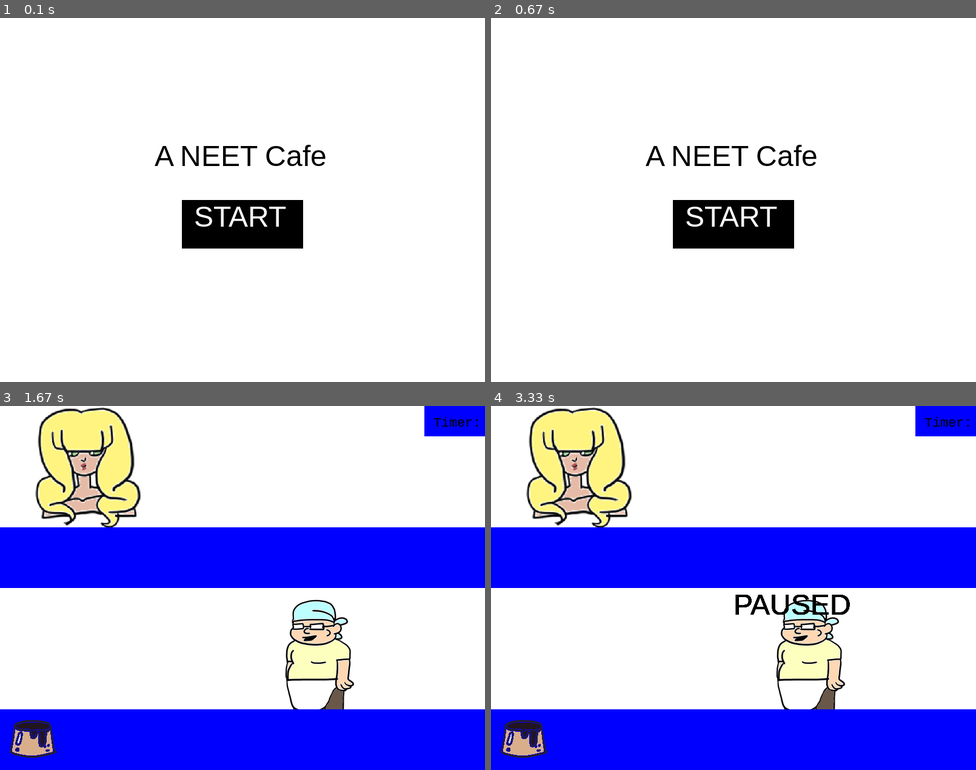
Above: before the commit, frames 1-4 (two rows, left to right).
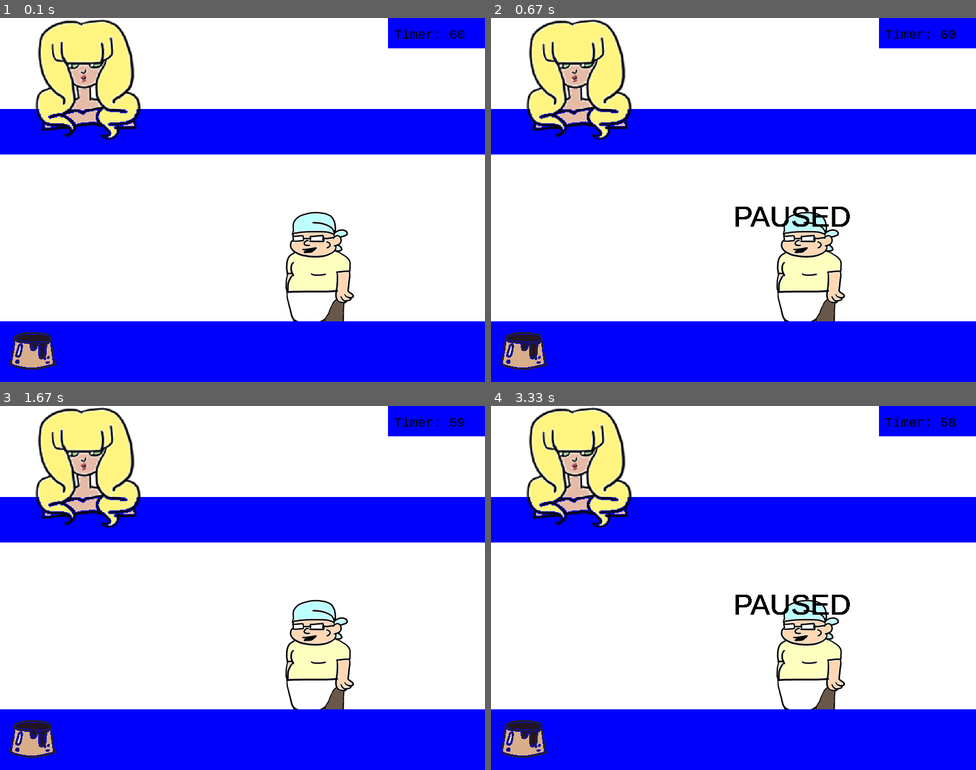
Above: after the commit, the same moments.

Repository: pokemonball34/PyGame
Game: pygame game, started from main.py
The game is run twice, just before and just after one commit, with the same random seed, the same clock (stepped at 60 frames per second) and the same inputs.
Inputs (mouse positions are in pixels of both pictures, inside the frame that each line leads up to):
- Up to frame 1 (0.1 s): no input
- Up to frame 2 (0.67 s): click (733, 200) at 0.38 s
- Up to frame 3 (1.67 s): click (291, 613) at 0.72 s; click (179, 613) at 1.05 s; click (82, 660) at 1.38 s
- Up to frame 4 (3.33 s): click (782, 664) at 1.72 s; click (617, 591) at 2.05 s; click (554, 500) at 2.38 s; click (782, 453) at 2.72 s; click (782, 602) at 3.05 s

The runs differ from the first frame. In frame 1, 41% of the frame differs, in the area x 0-100%, y 0-100%; in frame 2, 41%; in frame 3, 21%; in frame 4, 21%.

Commit message:
Update main.py

Diff:
--- a/main.py
+++ b/main.py
@@ -19,12 +19,40 @@
 WHITE = (255, 255, 255)
 BLUE = (0, 0, 255)
 
+# Seats
+seated_customer = [None, None, None, None]
+
 game_display = pygame.display.set_mode((DISPLAY_WIDTH, DISPLAY_HEIGHT))
 pygame.display.set_caption('A NEET Cafe')
 clock = pygame.time.Clock()
 
 game_running = True
-scene = 'main_menu'
+scene = 'in_game'
+
+
+class PlayerCharacter:
+    def __init__(self):
+        self.img = main_character
+        self.position = None
+
+    def load_sprite(self):
+        game_display.blit(self.img, (400, 300))
+
+
+class ServingTable:
+    def __init__(self):
+        self.serving_list = []
+
+    def add_item(self, food):
+        self.serving_list.append(food)
+
+
+class Customer:
+    def __init__(self, image):
+        self.img = image
+
+    def load_sprite(self):
+        game_display.blit(self.img, (50, 0))
 
 
 def text_objects(text, font):
@@ -47,18 +75,6 @@
         if pygame.MOUSEBUTTONDOWN and event.button == 1:
             mouse_x, mouse_y = pygame.mouse.get_pos()
             print(mouse_x, mouse_y)
-
-
-class PlayerCharacter:
-    def __init__(self):
-        self.img = main_character
-
-    def load_sprite(self):
-        game_display.blit(self.img, (400, 300))
-
-
-def customer():
-    game_display.blit(customer1, (50, 0))
 
 
 def game_loop():
@@ -113,18 +129,18 @@
             start_button = title_font.render('START', 1, WHITE)
             game_display.blit(start_button, (320, 300))
 
-
         elif scene == 'in_game':
             game_display.fill(WHITE)
-            pygame.draw.rect(game_display, BLUE, pygame.Rect(0, 200, DISPLAY_WIDTH, 100))
+            pygame.draw.rect(game_display, BLUE, pygame.Rect(0, DISPLAY_HEIGHT * 0.25, DISPLAY_WIDTH, DISPLAY_HEIGHT / 8))
             player = PlayerCharacter()
             player.load_sprite()
-            customer()
-            pygame.draw.rect(game_display, BLUE, pygame.Rect(0, 500, DISPLAY_WIDTH, 100))
-            pygame.draw.rect(game_display, BLUE, pygame.Rect(700, 0, 100, 50))
+            seated_customer[0] = Customer(customer1)
+            seated_customer[0].load_sprite()
+            pygame.draw.rect(game_display, BLUE, pygame.Rect(0, 500, DISPLAY_WIDTH, DISPLAY_HEIGHT / 6))
+            pygame.draw.rect(game_display, BLUE, pygame.Rect(DISPLAY_WIDTH * 0.8, 0, DISPLAY_WIDTH * 0.2, DISPLAY_HEIGHT / 12))
             timer = my_font.render('Timer: ' + str(countdown), True, BLACK)
             game_display.blit(pudding, (0, 500))
-            game_display.blit(timer, (DISPLAY_WIDTH - 85, 15))
+            game_display.blit(timer, (DISPLAY_WIDTH * 0.8 + 10, 15))
 
         elif scene == 'pause_menu':
             pause = title_font.render('PAUSED', 1, BLACK)
